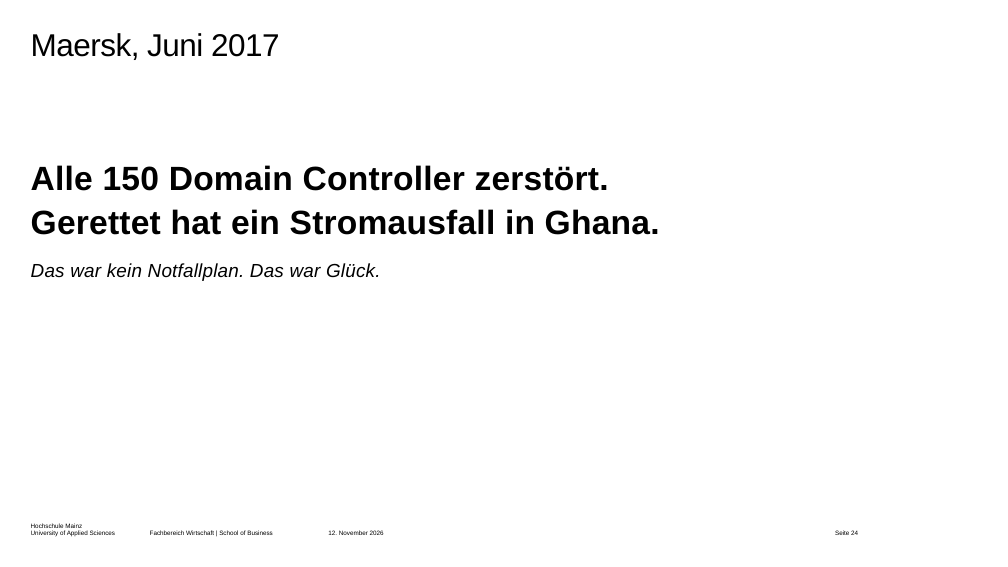
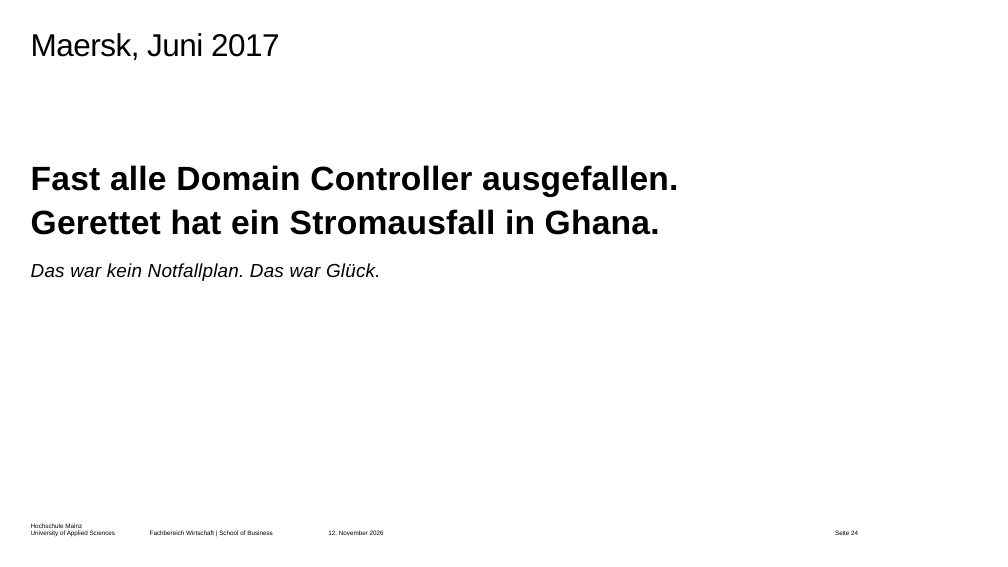
Before and after one commit to dlo-delphi/antrittsvorlesung-2026, a slide deck: slide 24 of _output/antrittsvorlesung.pptx. Drawn at 1008x567 pixels with LibreOffice and Linux fonts; fonts in the diff are those of the drawing; background and template pictures are left out. Boxes give left, top, right and bottom in pixels: in the first picture for what was removed or moved away, otherwise in the second. Text is boxed around its words. In the diff, an @@ line names an element or a change of style, - is before the commit and + after.

```diff
--- a/_output/antrittsvorlesung.pptx
+++ b/_output/antrittsvorlesung.pptx
@@ text at (31,165,678,235): text changed @@
-Alle 150 Domain Controller zerstört.
-Gerettet hat ein Stromausfall in Ghana.
+Fast alle Domain Controller ausgefallen.
+Gerettet hat ein Stromausfall in Ghana.
```
Also in this commit, not shown: 2 other slides changed.
